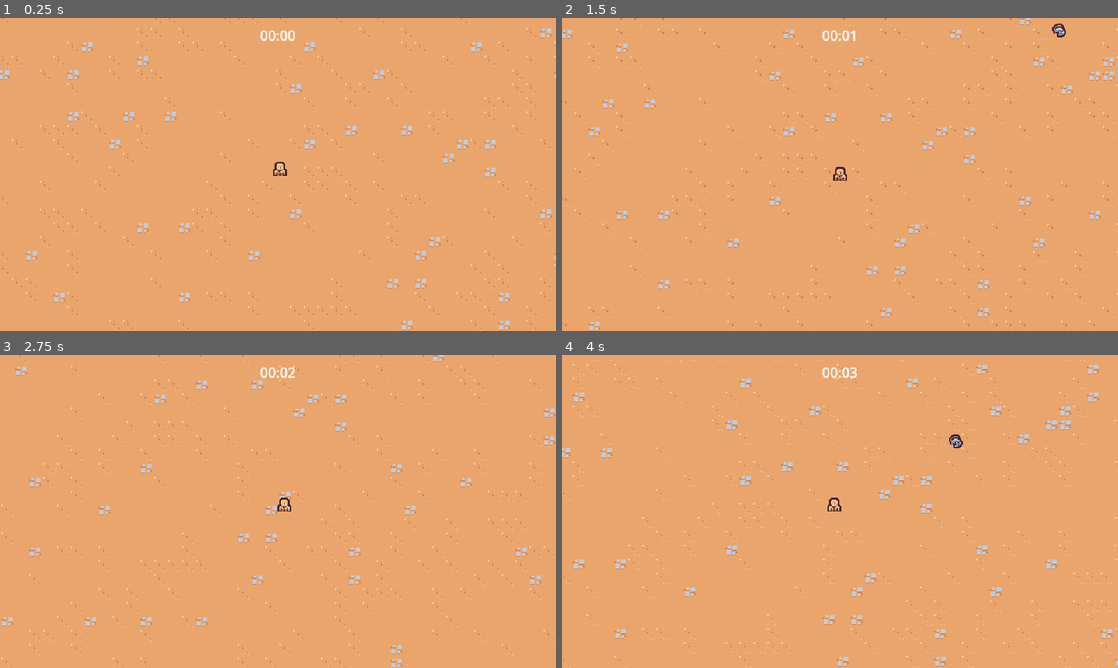
Above: before the commit, frames 1-4 (two rows, left to right).
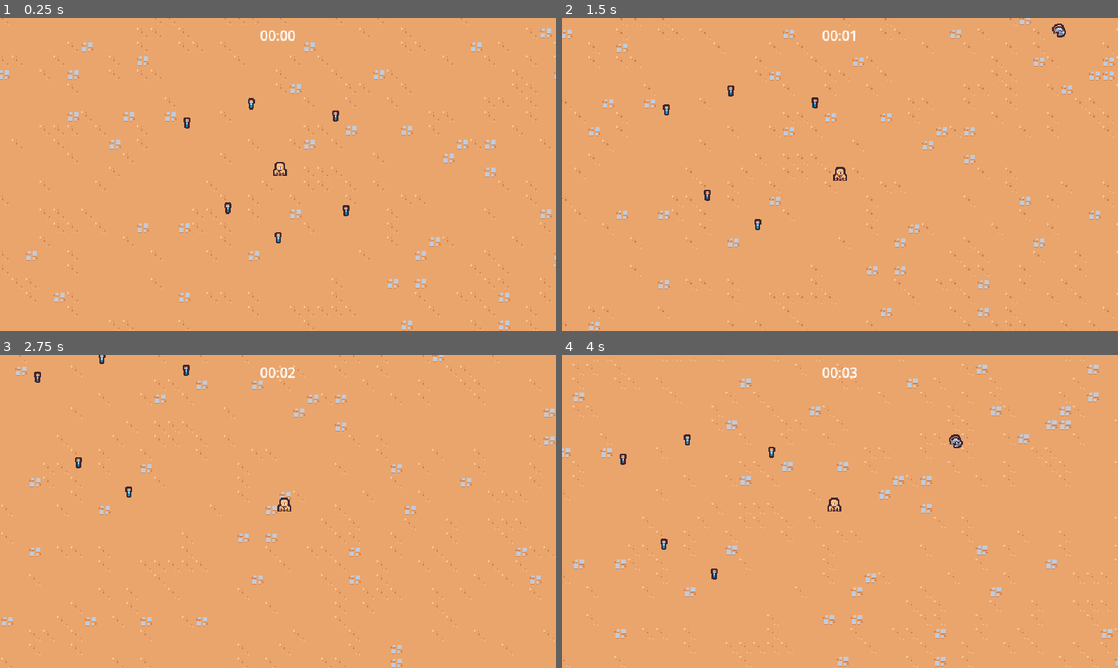
Above: after the commit, the same moments.

Repository: CullsGit/2dsurvivor
Game: Godot game, scene res://scenes/main/main.tscn
Same seed, same stepped clock (60 frames per second), same inputs: the game is played once before the commit and once after it.
Inputs:
- Up to frame 1 (0.25 s): no input
- Up to frame 2 (1.5 s): hold D (move_right) 0.53-1.28 s; hold S (move_down) from 1.28 s (still down)
- Up to frame 3 (2.75 s): release S (move_down) at 2.03 s; hold D (move_right) from 2.03 s (still down)
- Up to frame 4 (4 s): release D (move_right) at 2.78 s; hold W (move_up) 2.78-3.53 s; hold A (move_left) from 3.53 s (still down)

The runs differ from the first frame. In frame 1, 0.2% of the frame differs, in the area x 33-63%, y 25-72%; in frame 2, 0.2%; in frame 3, 0.2%; in frame 4, 0.2%.

Commit message:
add experience drops, sort file management

Diff:
--- a/project.godot
+++ b/project.godot
@@ -60,6 +60,7 @@
 2d_physics/layer_2="Player"
 2d_physics/layer_3="Enemy"
 2d_physics/layer_4="EnemyCollision"
+2d_physics/layer_5="PlayerPickup"
 
 [rendering]
 
--- a/scenes/basic_enemy/basic_enemy.tscn
+++ b/scenes/game_object/basic_enemy/basic_enemy.tscn
@@ -1,7 +1,7 @@
 [gd_scene load_steps=5 format=3 uid="uid://bckqmodbec1rq"]
 
-[ext_resource type="Texture2D" uid="uid://ba4158uvp2usg" path="res://scenes/basic_enemy/basic_enemy.png" id="1_fng3e"]
-[ext_resource type="Script" uid="uid://by0jsdm1grdpw" path="res://scenes/basic_enemy/basic_enemy.gd" id="1_gxg7h"]
+[ext_resource type="Texture2D" uid="uid://ba4158uvp2usg" path="res://scenes/game_object/basic_enemy/basic_enemy.png" id="1_fng3e"]
+[ext_resource type="Script" uid="uid://by0jsdm1grdpw" path="res://scenes/game_object/basic_enemy/basic_enemy.gd" id="1_gxg7h"]
 
 [sub_resource type="CircleShape2D" id="CircleShape2D_xrbw7"]
 radius = 12.0
--- /dev/null
+++ b/scenes/game_object/experience_vial/experience_vial.gd
@@ -0,0 +1,9 @@
+extends Node2D
+
+
+func _ready() -> void:
+	$Area2D.area_entered.connect(on_area_entered)
+
+
+func on_area_entered(other_area: Area2D):
+	queue_free()
--- /dev/null
+++ b/scenes/game_object/experience_vial/experience_vial.tscn
@@ -0,0 +1,20 @@
+[gd_scene load_steps=4 format=3 uid="uid://bkwpe7405xbmu"]
+
+[ext_resource type="Script" uid="uid://k5ar457qahd0" path="res://scenes/game_object/experience_vial/experience_vial.gd" id="1_jmuu1"]
+[ext_resource type="Texture2D" uid="uid://cvbrwbeiedep3" path="res://scenes/game_object/experience_vial/experience_vial.png" id="1_krkhv"]
+
+[sub_resource type="CircleShape2D" id="CircleShape2D_jmuu1"]
+radius = 16.0
+
+[node name="ExperienceVial" type="Node2D"]
+script = ExtResource("1_jmuu1")
+
+[node name="Area2D" type="Area2D" parent="."]
+collision_layer = 0
+collision_mask = 16
+
+[node name="CollisionShape2D" type="CollisionShape2D" parent="Area2D"]
+shape = SubResource("CircleShape2D_jmuu1")
+
+[node name="Sprite2D" type="Sprite2D" parent="."]
+texture = ExtResource("1_krkhv")
--- a/scenes/game_camera/game_camera.tscn
+++ b/scenes/game_object/game_camera/game_camera.tscn
@@ -1,6 +1,6 @@
 [gd_scene load_steps=2 format=3 uid="uid://mlpxhrevml3h"]
 
-[ext_resource type="Script" uid="uid://1ycgmegus0ka" path="res://scenes/game_camera/game_camera.gd" id="1_foe1c"]
+[ext_resource type="Script" uid="uid://1ycgmegus0ka" path="res://scenes/game_object/game_camera/game_camera.gd" id="1_foe1c"]
 
 [node name="GameCamera" type="Camera2D"]
 script = ExtResource("1_foe1c")
--- a/scenes/player/player.tscn
+++ b/scenes/game_object/player/player.tscn
@@ -1,8 +1,11 @@
-[gd_scene load_steps=5 format=3 uid="uid://c0rnuwnywvr7p"]
+[gd_scene load_steps=6 format=3 uid="uid://c0rnuwnywvr7p"]
 
-[ext_resource type="Texture2D" uid="uid://cdjc3m375lni4" path="res://scenes/player/player.png" id="1_8afob"]
-[ext_resource type="Script" uid="uid://buoxmsmue1g3k" path="res://scenes/player/player.gd" id="1_dovo2"]
+[ext_resource type="Texture2D" uid="uid://cdjc3m375lni4" path="res://scenes/game_object/player/player.png" id="1_8afob"]
+[ext_resource type="Script" uid="uid://buoxmsmue1g3k" path="res://scenes/game_object/player/player.gd" id="1_dovo2"]
 [ext_resource type="PackedScene" uid="uid://blyp5kgr4vss" path="res://scenes/ability/sword_ability_controller/sword_ability_controller.tscn" id="2_gmlin"]
+
+[sub_resource type="CircleShape2D" id="CircleShape2D_s3670"]
+radius = 32.0
 
 [sub_resource type="CircleShape2D" id="CircleShape2D_dovo2"]
 radius = 5.0
@@ -16,6 +19,14 @@
 
 [node name="SwordAbilityController" parent="AbilityManager" instance=ExtResource("2_gmlin")]
 
+[node name="Area2D" type="Area2D" parent="."]
+position = Vector2(0, -5)
+collision_layer = 16
+collision_mask = 0
+
+[node name="CollisionShape2D" type="CollisionShape2D" parent="Area2D"]
+shape = SubResource("CircleShape2D_s3670")
+
 [node name="Sprite2D" type="Sprite2D" parent="."]
 texture = ExtResource("1_8afob")
 offset = Vector2(0, -8)
--- a/scenes/main/main.tscn
+++ b/scenes/main/main.tscn
@@ -1,11 +1,12 @@
-[gd_scene load_steps=7 format=4 uid="uid://wxybdpq5v7ng"]
+[gd_scene load_steps=8 format=4 uid="uid://wxybdpq5v7ng"]
 
 [ext_resource type="PackedScene" uid="uid://2a8qrucec8nu" path="res://scenes/ui/arena_time_ui.tscn" id="1_6q06x"]
-[ext_resource type="PackedScene" uid="uid://c0rnuwnywvr7p" path="res://scenes/player/player.tscn" id="1_hyk8p"]
+[ext_resource type="PackedScene" uid="uid://c0rnuwnywvr7p" path="res://scenes/game_object/player/player.tscn" id="1_hyk8p"]
 [ext_resource type="TileSet" uid="uid://brkx5lw56oscp" path="res://resources/tileset.tres" id="1_iuonh"]
-[ext_resource type="PackedScene" uid="uid://mlpxhrevml3h" path="res://scenes/game_camera/game_camera.tscn" id="1_k2fmo"]
+[ext_resource type="PackedScene" uid="uid://mlpxhrevml3h" path="res://scenes/game_object/game_camera/game_camera.tscn" id="1_k2fmo"]
 [ext_resource type="PackedScene" uid="uid://cnadc8bjdwa62" path="res://scenes/manager/enemy_manager.tscn" id="1_l3cfh"]
 [ext_resource type="PackedScene" uid="uid://b5glaw528jm0" path="res://scenes/manager/arena_time_manager.tscn" id="2_ow5a4"]
+[ext_resource type="PackedScene" uid="uid://bkwpe7405xbmu" path="res://scenes/game_object/experience_vial/experience_vial.tscn" id="7_hujxm"]
 
 [node name="Main" type="Node"]
 
@@ -24,3 +25,21 @@
 
 [node name="Player" parent="." instance=ExtResource("1_hyk8p")]
 position = Vector2(310, 188)
+
+[node name="ExperienceVial" parent="." instance=ExtResource("7_hujxm")]
+position = Vector2(386, 228)
+
+[node name="ExperienceVial2" parent="." instance=ExtResource("7_hujxm")]
+position = Vector2(374, 119)
+
+[node name="ExperienceVial3" parent="." instance=ExtResource("7_hujxm")]
+position = Vector2(203, 127)
+
+[node name="ExperienceVial4" parent="." instance=ExtResource("7_hujxm")]
+position = Vector2(250, 225)
+
+[node name="ExperienceVial5" parent="." instance=ExtResource("7_hujxm")]
+position = Vector2(308, 259)
+
+[node name="ExperienceVial6" parent="." instance=ExtResource("7_hujxm")]
+position = Vector2(277, 105)
--- a/scenes/manager/enemy_manager.tscn
+++ b/scenes/manager/enemy_manager.tscn
@@ -1,7 +1,7 @@
 [gd_scene load_steps=3 format=3 uid="uid://cnadc8bjdwa62"]
 
 [ext_resource type="Script" uid="uid://dqjsk0svschn8" path="res://scenes/manager/enemy_manager.gd" id="1_jybml"]
-[ext_resource type="PackedScene" uid="uid://bckqmodbec1rq" path="res://scenes/basic_enemy/basic_enemy.tscn" id="2_1w3g6"]
+[ext_resource type="PackedScene" uid="uid://bckqmodbec1rq" path="res://scenes/game_object/basic_enemy/basic_enemy.tscn" id="2_1w3g6"]
 
 [node name="EnemyManager" type="Node"]
 script = ExtResource("1_jybml")
Renamed: scenes/basic_enemy/basic_enemy.gd -> scenes/game_object/basic_enemy/basic_enemy.gd
Renamed: scenes/basic_enemy/basic_enemy.gd.uid -> scenes/game_object/basic_enemy/basic_enemy.gd.uid
Renamed: scenes/basic_enemy/basic_enemy.png -> scenes/game_object/basic_enemy/basic_enemy.png
Not shown, changed: scenes/game_object/basic_enemy/basic_enemy.png.import
Not shown, added: scenes/game_object/experience_vial/experience_vial.gd.uid
Binary file added: scenes/game_object/experience_vial/experience_vial.png
Not shown, added: scenes/game_object/experience_vial/experience_vial.png.import
Renamed: scenes/game_camera/game_camera.gd -> scenes/game_object/game_camera/game_camera.gd
Renamed: scenes/game_camera/game_camera.gd.uid -> scenes/game_object/game_camera/game_camera.gd.uid
Renamed: scenes/player/player.gd -> scenes/game_object/player/player.gd
Renamed: scenes/player/player.gd.uid -> scenes/game_object/player/player.gd.uid
Renamed: scenes/player/player.png -> scenes/game_object/player/player.png
(and 1 more such lines)
